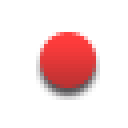
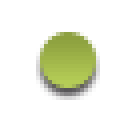
Comparing the layer stacks of the two 128×128 images. Changes:
hid "red" over (x1=40, y1=32, x2=96, y2=88)
showed "green" over (x1=40, y1=32, x2=96, y2=88)
